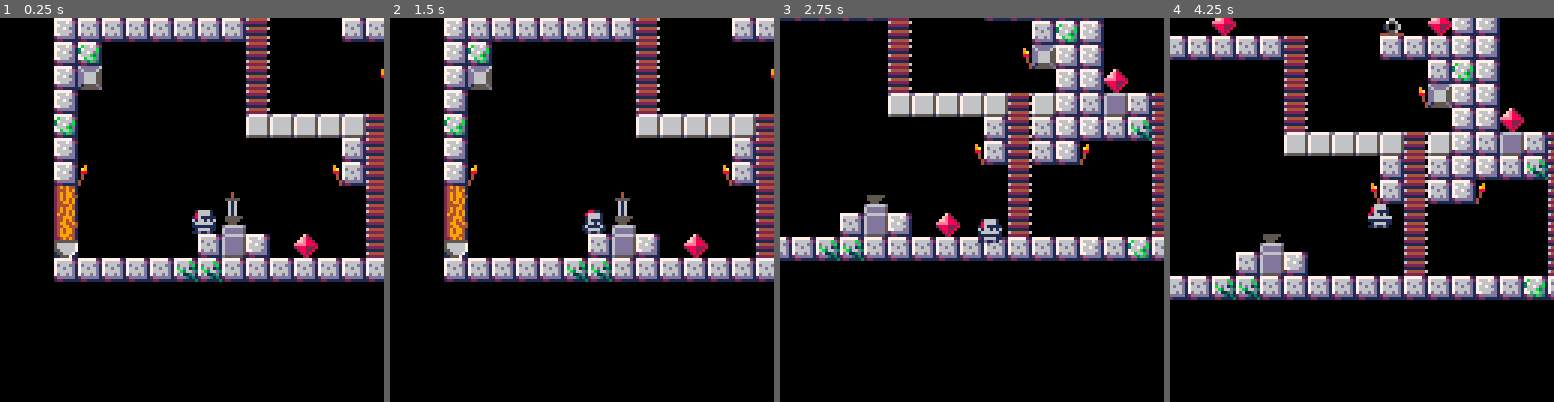
Above: before the commit, frames 1-4 (left to right).
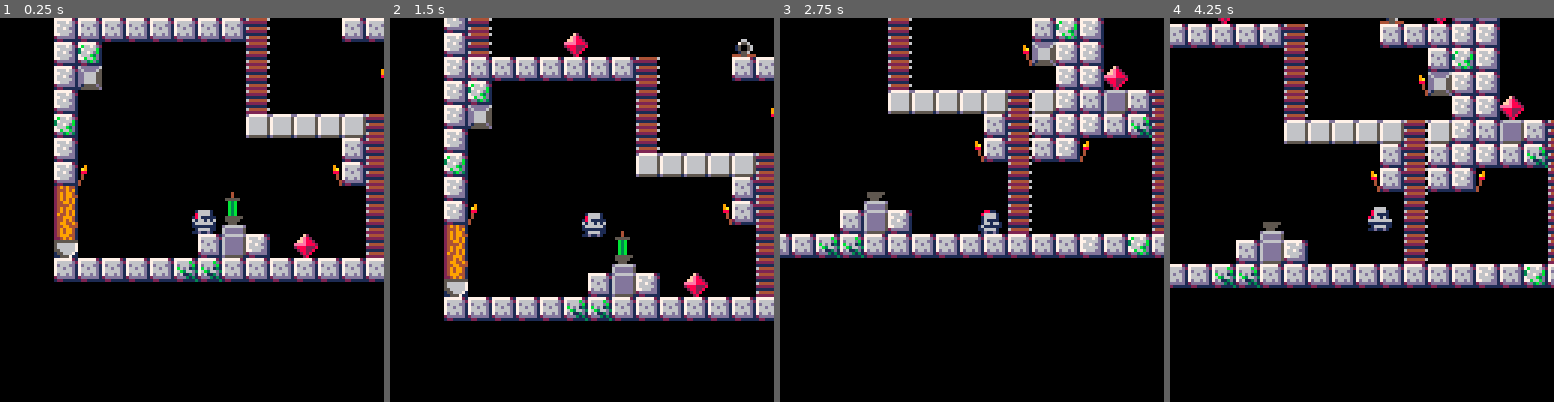
Above: after the commit, the same moments.

Repository: DMatthieu/Nibelheim-Ascension
Game: PICO-8 cartridge main.p8
Same seed, same stepped clock (60 frames per second), same inputs: the game is played once before the commit and once after it.
Inputs:
- Up to frame 1 (0.25 s): no input
- Up to frame 2 (1.5 s): tap X (X key) at 0.33, 1.07 s; tap O (Z key) at 0.7 s
- Up to frame 3 (2.75 s): hold Right 1.6-2.1 s; tap O (Z key) at 1.7, 2.1, 2.5 s; tap X (X key) at 1.85 s; hold Up 2.15-2.42 s; hold Right from 2.47 s (still down)
- Up to frame 4 (4.25 s): tap O (Z key) every 0.4 s from 2.9 to 4.1 s; tap X (X key) at 2.97, 4.08 s; release Right at 3.03 s; hold Left 3.08-3.58 s; hold Right from 4.02 s (still down)

The runs differ from the first frame. In frame 1, less than 0.1% of the frame differs, in the area x 59-62%, y 47-52%; in frame 2, 32%, in the area x 14-100%, y 0-79%; in frame 3, 17%; in frame 4, 29%.

Commit message:
implement sword

Diff:
--- a/main.p8
+++ b/main.p8
@@ -278,9 +278,10 @@
 
 
 __gff__
-0003030304080000000000000000000003030303000000000000000000000000030300000000000000000000000000000303100000000000000000000000000000000000000000000000000000000000000000000000000000000000000000000000000000000000000000000000000000000000000000000000000000000000
+0003030304080000000000000000000003030303000000000000000000000000030300000003000000000000000000000303100000000000000000000000000000000000000000000000000000000000000000000000000000000000000000000000000000000000000000000000000000000000000000000000000000000000
 0000000000000000000000000000000000000000000000000000000000000000000000000000000000000000000000000000000000000000000000000000000000000000000000000000000000000000000000000000000000000000000000000000000000000000000000000000000000000000000000000000000000000000
 
 
 
 
+
--- a/src/classes/player.lua
+++ b/src/classes/player.lua
@@ -15,14 +15,22 @@
   instance.max_dx = 2
   instance.max_dy = 3
   instance.acc = 0.5
-  instance.boost = 4
+  instance.boost = 3
   instance.anim = 0
+  instance.possess_sword = false
+  instance.attack_start_time = 0
+  instance.attack_duration = .2
+  instance.sword_x = 0
+  instance.sword_y = 0
+  --states
   instance.running = false
   instance.jumping = false
   instance.falling = false
   instance.sliding = false
   instance.climbing = false
   instance.landed = false
+  instance.attacking = false
+  instance.attacking_right = false
 
   instance.gravity = 0.3
   instance.friction = 0.85
@@ -68,7 +76,7 @@
     self.climbing = false
   end
 
-  --sword
+  --collect sword
   if collide_map(player, "center", 4) then
     local mx = flr((self.x + 4)/8)
     local my = flr((self.y + 3)/8)
@@ -76,10 +84,12 @@
     mset(mx, my, 51)
     mset(mx, my-1, 0)
 
+    self.possess_sword = true
+
     sfx(2)
   end
 
-  -- crystal collectibles
+  -- collect crystal
   if collide_map(player, "center", 3) then
     local mx = flr((self.x + 3)/8)
     local my = flr((self.y + 3)/8)
@@ -87,6 +97,46 @@
     mset(mx, my, 0)
 
     sfx(1)
+  end
+
+  --attack with sword to the right
+  if self.landed
+  and self.possess_sword
+  and btnp(4)
+  and not self.flp
+  and not self.attacking
+  and not self.running then
+    self.attacking = true
+    self.attacking_right = true
+    self.sword_x = self.x + 8
+    self.sword_y = self.y
+    self.attack_start_time = time()
+    sfx(3)
+
+  end
+
+  --attack with sword to the left
+  if self.landed
+  and self.possess_sword
+  and btnp(4)
+  and self.flp
+  and not self.attacking
+  and not self.running then
+    self.attacking = true
+    self.attacking_right = true
+    self.sword_x = self.x - 8
+    self.sword_y = self.y
+    self.attack_start_time = time()
+    sfx(3)
+
+  end
+
+  -- gestion durée
+  if self.attacking then
+    if time() - self.attack_start_time > self.attack_duration then
+      self.attacking = false
+      self.attacking_right = false
+    end
   end
 
   --slide
@@ -164,7 +214,12 @@
 
 function Player:draw()
   spr(self.sp, self.x, self.y, 1, 1, self.flp, false )
-
+  if self.attacking then
+    if self.attacking_right then
+        spr(6, self.sword_x, self.sword_y,1,1,self.flp, false)
+
+    end
+  end
 
   -- print("x= "..self.x, self.x - 60, self.y-60,8)
   -- print("y= "..self.y, self.x - 60, self.y-50,8)
Not shown, changed: 23 lines of the sprite sheet (__gfx__) section of main.p8
Not shown, changed: the sound effects (__sfx__) section of main.p8
